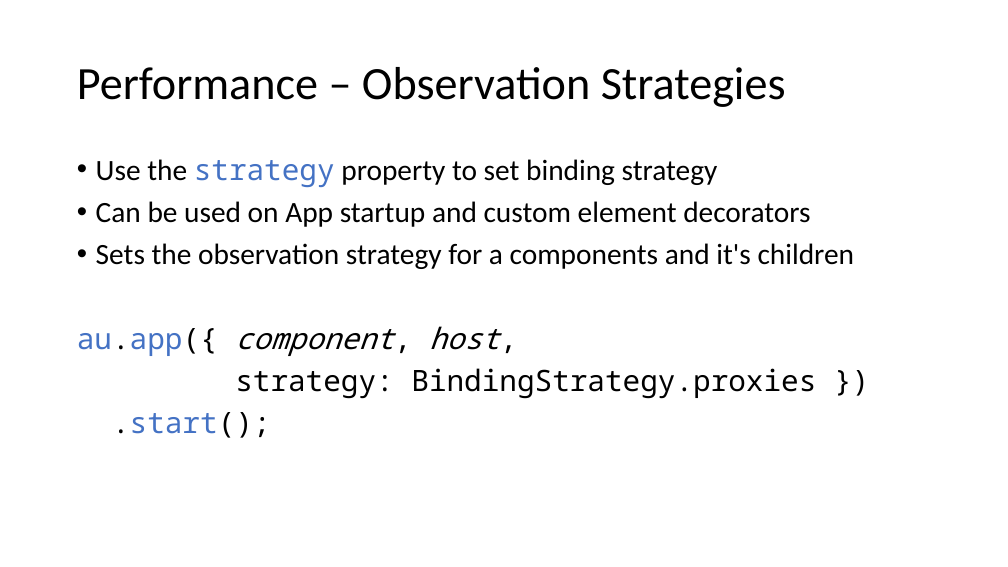
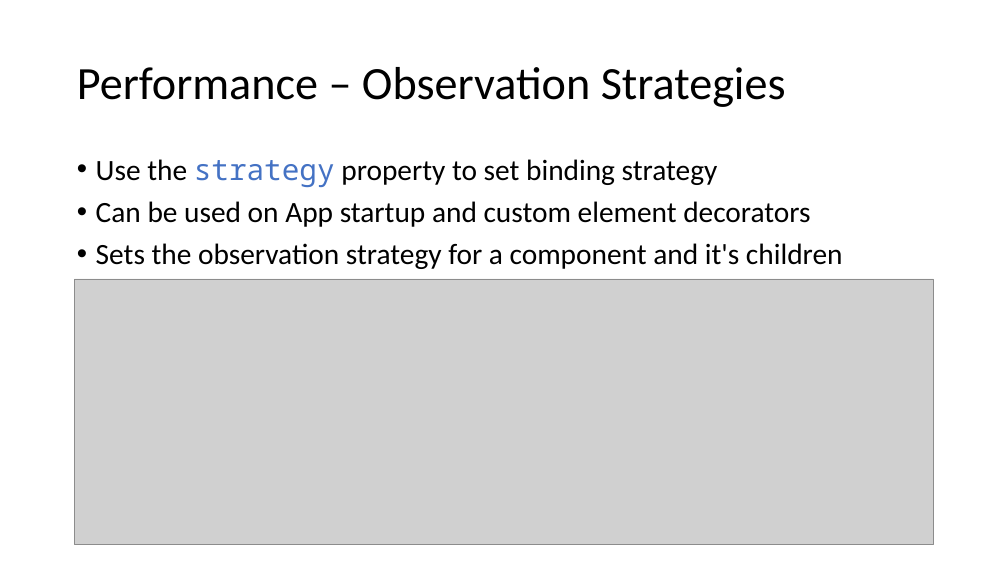
Before and after one commit to mobilemancer/aurelia2-demos, a slide deck: slide 9 of Presentations/Aurelia2 The new Hotness.pptx. Drawn at 1008x567 pixels with LibreOffice and Linux fonts; fonts in the diff are those of the drawing; grey boxes stand for pictures. Boxes give left, top, right and bottom in pixels: in the first picture for what was removed or moved away, otherwise in the second. Text is boxed around its words. In the diff, an @@ line names an element or a change of style, - is before the commit and + after.

```diff
--- a/Presentations/Aurelia2 The new Hotness.pptx
+++ b/Presentations/Aurelia2 The new Hotness.pptx
@@ text at [96,243,843,269]: text changed @@
-• Sets the observation strategy for a components and it's children
+• Sets the observation strategy for a component and it's children
@@ picture added at [75,279,934,545] @@
```
Also in this commit, not shown: 14 other slides changed, 1 slide added, 1 other file.
